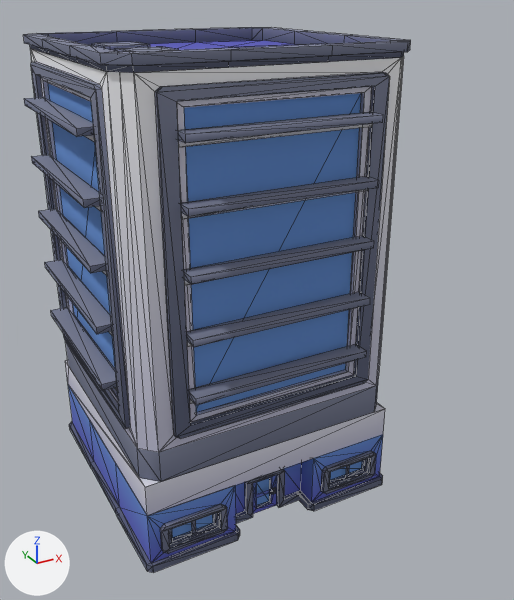
Renders of the glTF model public/models/office_level1.glb from each side of a commit.
Both versions are drawn from a 50 mm lens placed at (-0.972, -2.085, 1.658), pointed at (0.079, -0.174, 0.702). Every picture has the same lights, and +X, +Y and +Z are marked at lower left. The first picture is the older version. Mesh edges are drawn as thin lines. Vertices at exactly the same position are counted once.

In view in the first picture: 'building-skyscraper-a'.
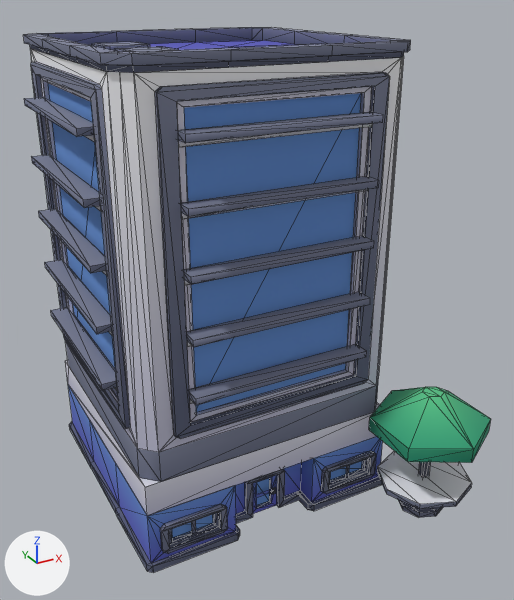
What changed in the scene script:
```text
Add mat_colormap_023:
    mat_colormap_023 = principled_material('colormap.023')
    mat_colormap_023.texture = img_colormap
    mat_colormap_023.roughness = 1.0
Change me_building_skyscraper_a:
    used by ob_building_skyscraper_a; location = (0.0, 0.0, 0.0)
    verts and faces of me_building_skyscraper_a; kept vertices keep their numbers, new ones are numbered from 854
    remove me_building_skyscraper_a.from_pydata(...)  # 854 vertices, 1292 faces; spans x -0.5..0.5, y -0.5..0.5, z 0.0..1.52
    add me_building_skyscraper_a.from_pydata(...)  # 912 vertices, 1388 faces; spans x -0.5..0.67, y -0.8..0.5, z 0.0..1.52
    me_building_skyscraper_a part 1: a new loose piece, an 8-sided cylinder along z spanning x 0.34..0.66, y -0.76..-0.44, z 0.1..0.12, in mat_colormap_023 (picture img_colormap)
    me_building_skyscraper_a part 2: a new loose piece, an 8-sided cylinder along z spanning x 0.42..0.58, y -0.68..-0.52, z 0.0..0.02, in mat_colormap_023 (picture img_colormap)
    me_building_skyscraper_a part 3: a new loose piece of 18 vertices spanning x 0.33..0.67, y -0.8..-0.4, z 0.3..0.45, in mat_colormap_023 (picture img_colormap)
    me_building_skyscraper_a part 4
    add verts[854] = (0.49, -0.59, 0.02)
    add verts[855] = (0.49, -0.59, 0.3)
    add verts[856] = (0.49, -0.61, 0.02)
    add verts[857] = (0.49, -0.61, 0.3)
    add for new, old in zip([*range(858, 862)], [*range(854, 858)]): verts[new] = verts[old] + (0.02, 0.0, 0.0)
    add faces += [(858, 859, 861), (858, 861, 860), (854, 855, 858), (855, 859, 858), (856, 860, 861), (856, 861, 857)]  # mat_colormap_023 (picture img_colormap)
    add faces += [(854, 856, 855), (855, 856, 857)]  # mat_colormap_023 (picture img_colormap)
    add me_building_skyscraper_a.materials.append(mat_colormap_023)  # picture img_colormap
```

Boxes [x1, y1, x2, y2] around the edits, measured in the pictures (514 x 600 px):
'building-skyscraper-a', reshaped (21% wider): before [23, 27, 411, 573]; after [23, 27, 491, 573]
part 1 of me_building_skyscraper_a, added: after [377, 451, 472, 509]
part 2 of me_building_skyscraper_a, added: after [398, 500, 443, 517]
part 3 of me_building_skyscraper_a, added (green): after [369, 387, 491, 463]
part 4 of me_building_skyscraper_a, added (mostly hidden): after [418, 462, 430, 478]
